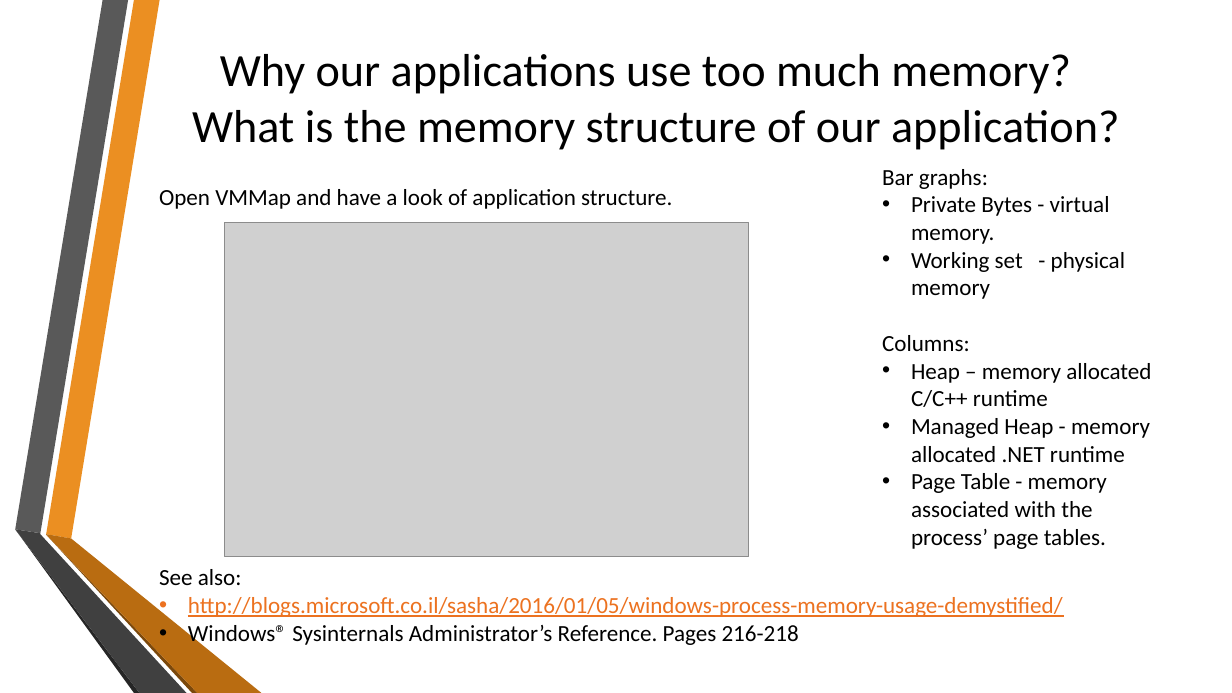
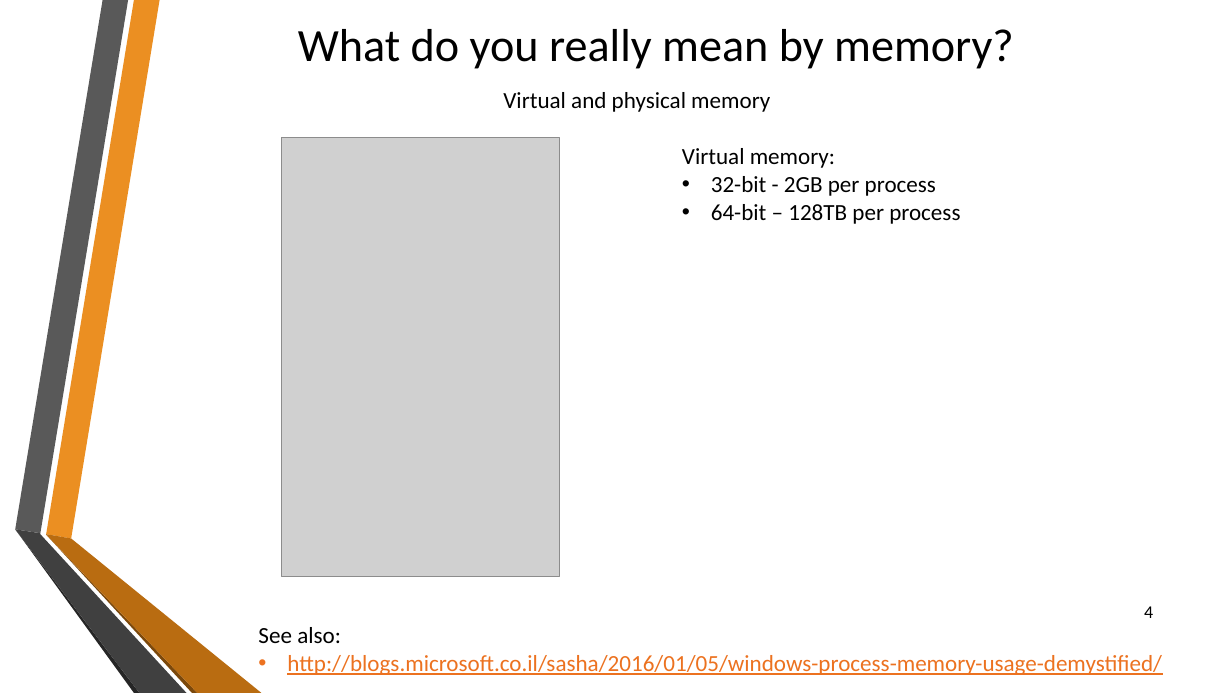
Before and after one commit to sflusov/IISSharingAssemblies, a slide deck: slide 4 of presentation/Sharing common assemblies.pptx. Drawn at 1232x693 pixels with LibreOffice and Linux fonts; fonts in the diff are those of the drawing; grey boxes stand for pictures; background and template pictures are left out. Boxes give left, top, right and bottom in pixels: in the first picture for what was removed or moved away, otherwise in the second. Text is boxed around its words. In the diff, an @@ line names an element or a change of style, - is before the commit and + after.

Commit message:
More details description of memory structure and types

```diff
--- a/presentation/Sharing common assemblies.pptx
+++ b/presentation/Sharing common assemblies.pptx
@@ title at (298,29,1014,69): text changed @@
-Why our applications use too much memory?
-What is the memory structure of our application?
+What do you really mean by memory?
@@ text added at (503,92,770,112), 18 pt, text #000000 @@
+Virtual and physical memory
@@ picture added at (282,137,559,577) @@
@@ text at (682,148,960,224): text changed @@
-Bar graphs:
-• Private Bytes - virtual memory.
-• Working set - physical memory
-Columns:
-• Heap – memory allocated C/C++ runtime
-• Managed Heap - memory allocated .NET runtime
-• Page Table - memory associated with the process’ page tables.
+Virtual memory:
+• 32-bit - 2GB per process
+• 64-bit – 128TB per process
@@ text removed at (159,189,672,209) @@
-Open VMMap and have a look of application structure.
@@ picture removed at (225,222,749,556) @@
@@ text at (188,625,799,647): paragraph removed @@
-• Windows® Sysinternals Administrator’s Reference. Pages 216-218
@@ text "See also:": place and size @@
-text "See also:" at (159,569,1063,647)
+text "See also:" at (258,627,1162,675)
@@ page number added at (1144,606,1153,618), 14 pt, text #000000 @@
+4
```
Also in this commit, not shown: 9 other slides changed, 3 slides added, 1 slide removed.
